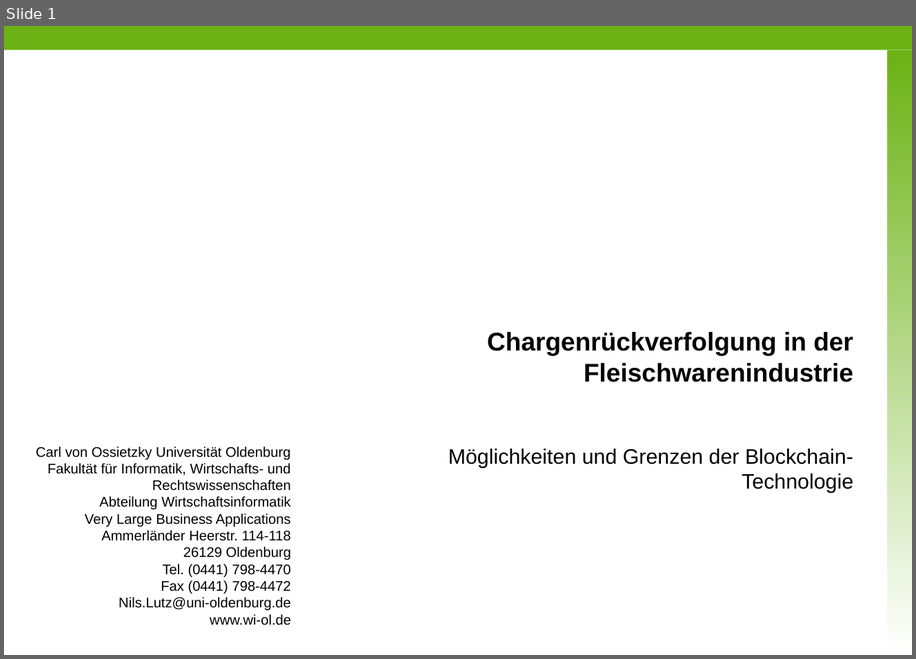
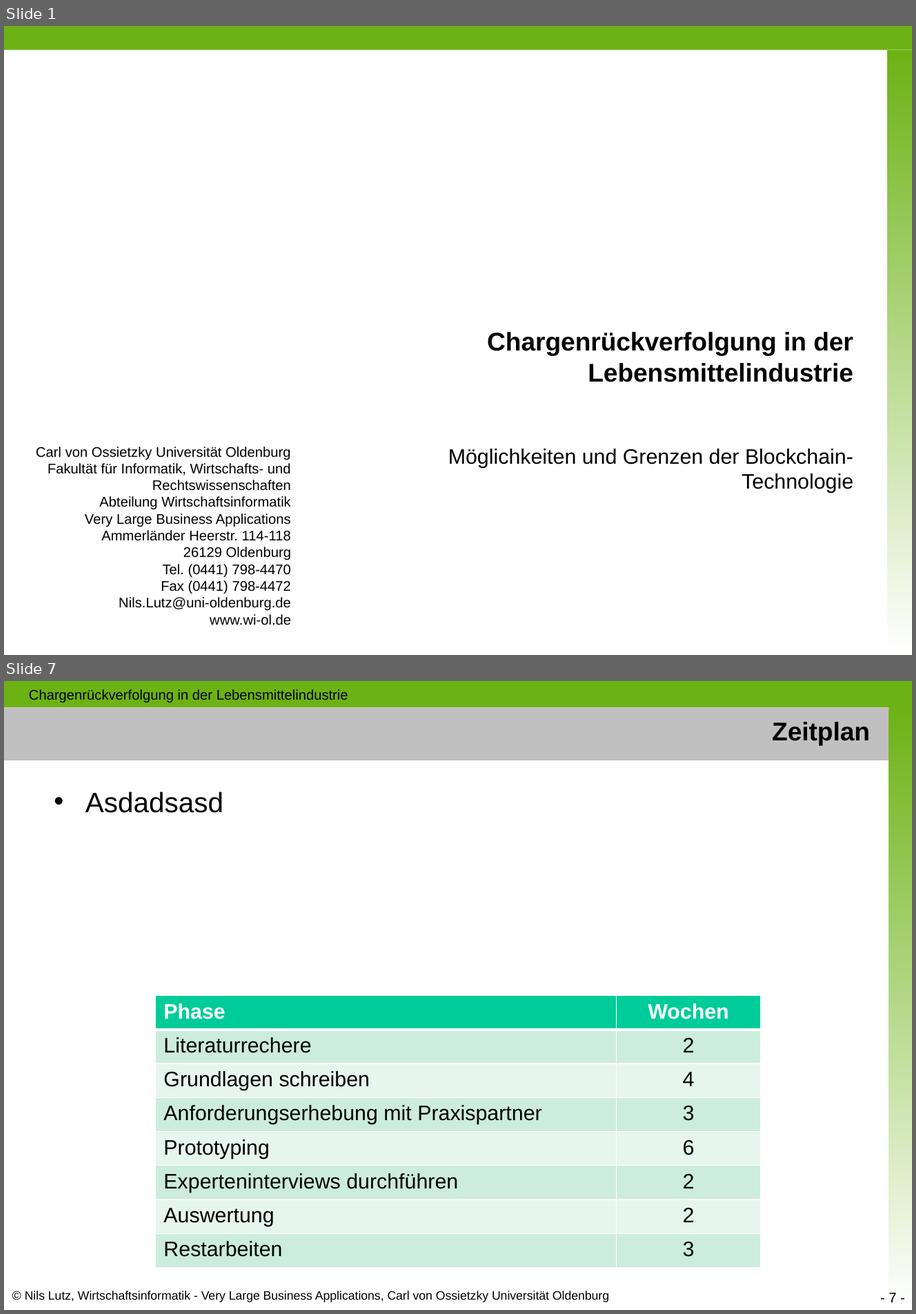
Before and after one commit to nimble-123/masterthesis, a slide deck: presentations/Proposal.pptx. Shown one above the other, each under a label of ours: slide 1 before the commit, slides 1 and 7 after it; the slides between them are not shown. The pictures are 916x659 and 916x1314 pixels, drawn with LibreOffice and Linux fonts; fonts in the diff are those of the drawing; background and template pictures are left out. Boxes give left, top, right and bottom in pixels: in the first picture for what was removed or moved away, otherwise in the second. Text is boxed around its words. In the diff, an @@ line names an element or a change of style, - is before the commit and + after.

```diff
--- a/presentations/Proposal.pptx
+++ b/presentations/Proposal.pptx
@@ slide 7 added at [4,681,912,1310], background #FFFFFF @@
@@ rectangle added at [4,681,912,707], fill #6CB215 @@
@@ text added at [29,689,348,702], 12 pt, text #000000 @@
+Chargenrückverfolgung in der Lebensmittelindustrie
@@ rectangle added at [4,707,892,760], fill #C0C0C0 @@
@@ title added at [772,722,870,745], 22 pt, text #000000, bold @@
+Zeitplan
@@ rectangle added at [889,704,912,1310], fill gradient #6CB215 to #FFFFFF @@
@@ text added at [85,791,223,813], 24 pt, text #000000 @@
+• Asdadsasd
@@ table added at [156,996,761,1267], 8 rows, 2 columns @@
+Phase | Wochen
+Literaturrechere | 2
+Grundlagen schreiben | 4
+Anforderungserhebung mit Praxispartner | 3
+Prototyping | 6
+Experteninterviews durchführen | 2
+Auswertung | 2
+Restarbeiten | 3
@@ text added at [25,1290,609,1302], 10.5 pt, text #000000 @@
+© Nils Lutz, Wirtschaftsinformatik - Very Large Business Applications, Carl von Ossietzky Universität Oldenburg
@@ page number added at [889,1292,896,1302], 12 pt, text #000000 @@
+- 7 -
@@ slide 1 changed as well @@
@@ title at [487,332,853,382]: text changed @@
-Chargenrückverfolgung in der Fleischwarenindustrie
+Chargenrückverfolgung in der Lebensmittelindustrie
```
Also in this commit, not shown: 5 other slides added, 1 slide removed.
